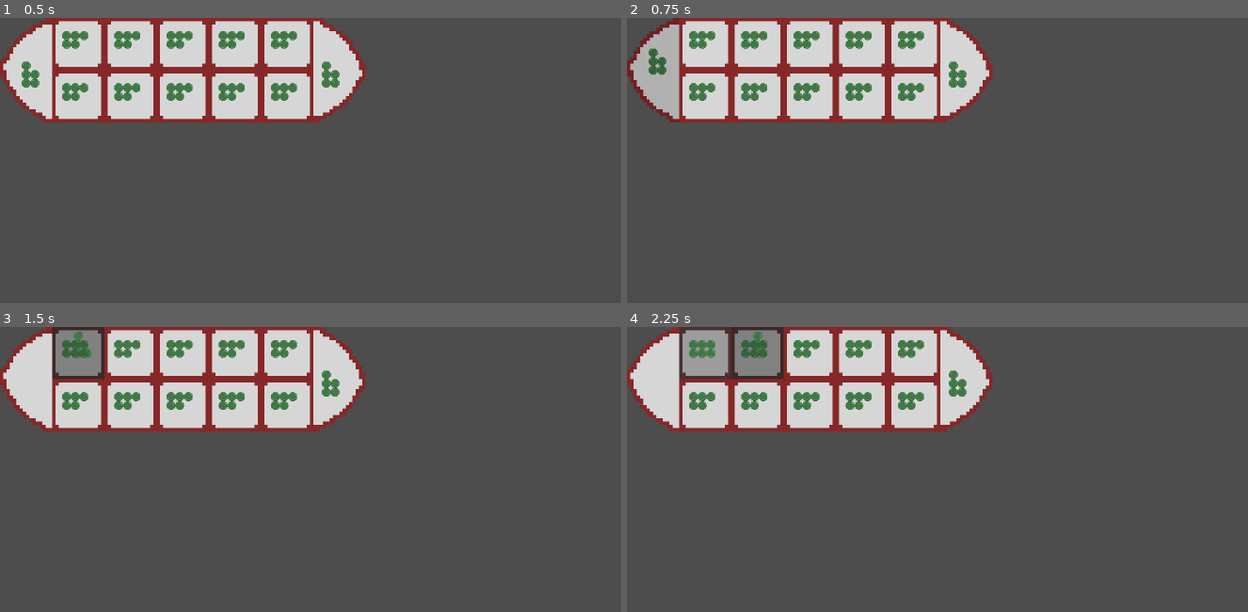
Above: before the commit, frames 1-4 (two rows, left to right).
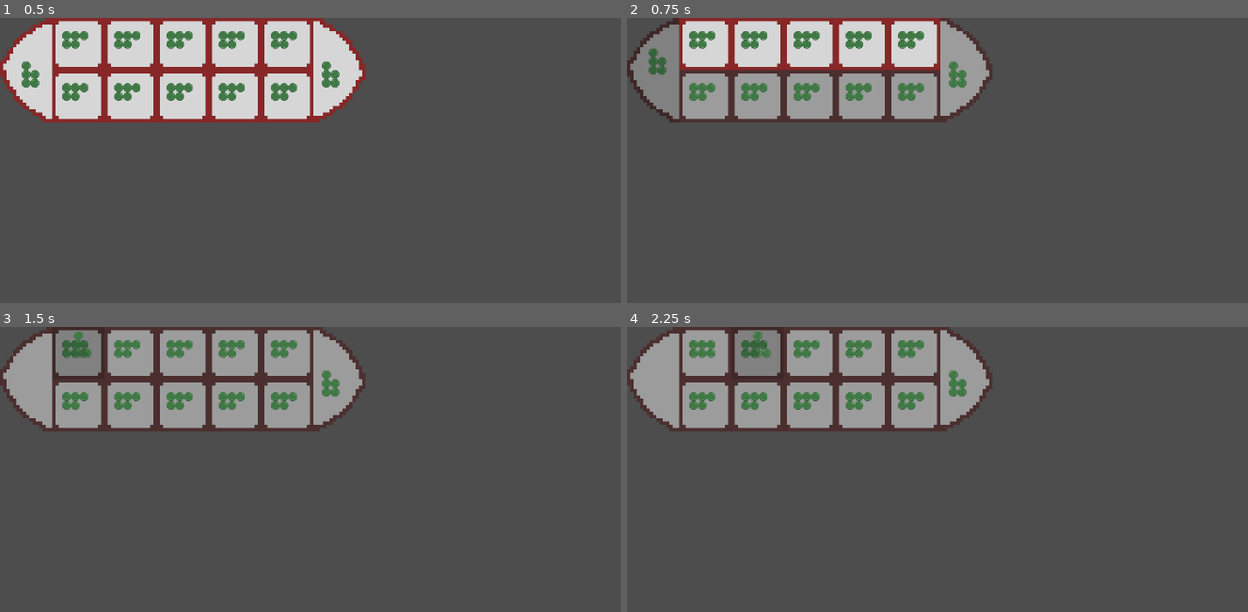
Above: after the commit, the same moments.

Repository: thannicko/QuanCaptureGame
Game: Godot game, scene res://scenes/board.tscn
The game is run twice, just before and just after one commit, with the same random seed, the same clock (stepped at 60 frames per second) and the same inputs.
Inputs (mouse positions are in pixels of both pictures, inside the frame that each line leads up to):
- Up to frame 1 (0.5 s): no input
- Up to frame 2 (0.75 s): tap Enter at 0.5 s; move the mouse to (651, 69) at 0.52 s; click (651, 69) at 0.67 s
- Up to frame 3 (1.5 s): tap Space at 1.25 s; move the mouse to (80, 352) at 1.27 s; click (80, 352) at 1.42 s
- Up to frame 4 (2.25 s): tap Enter at 2 s; move the mouse to (757, 352) at 2.02 s; click (757, 352) at 2.17 s

Frame 1 is identical in both runs. In frame 2, 11% of the frame differs, in the area x 0-59%, y 0-37%; in frame 3, 16%; in frame 4, 15%.

Commit message:
Add disabling some tiles

Diff:
--- a/scripts/board.gd
+++ b/scripts/board.gd
@@ -15,9 +15,9 @@
 	for child in get_children().filter(func(child): return child is Square):
 		child.queue_free()
 	_spawn_big_square(false)
-	_spawn_row(0)
-	_spawn_row(1)
+	_spawn_row(0, false)
 	_spawn_big_square(true)
+	_spawn_row(1, true)
 
 func _spawn_big_square(is_last_square: bool) -> void:
 	var big_square = BigSquareScene.instantiate() as BigSquare
@@ -29,10 +29,13 @@
 	else:
 		big_square.face_right()
 
-func _spawn_row(row_index : int) -> void:
+func _spawn_row(row_index : int, backward: bool) -> void:
 	for i in NumberOfPlayerSquares:
 		var square = SquareScene.instantiate() as Square
-		square.position.x = (i + 1) * SquareSize.x * square.scale.x
+		if backward:
+			square.position.x = (NumberOfPlayerSquares - i) * SquareSize.x * square.scale.x
+		else:
+			square.position.x = (i + 1) * SquareSize.x * square.scale.x
 		square.position.y = row_index * SquareSize.y * square.scale.y
 		add_child(square)
 		squares.append(square)
--- a/scripts/boardstatemachine/stateboardpickuprocks.gd
+++ b/scripts/boardstatemachine/stateboardpickuprocks.gd
@@ -12,6 +12,7 @@
 		if (not square.rock_pile.is_empty()):
 			square.rock_pile.pick_up()
 			statemachine.selected_square = square
+			_disable_unreachable_squares()
 		else:
 			print("Square empty!")
 	else:
@@ -22,6 +23,20 @@
 			statemachine.first_dropoff_square = square
 			statemachine.change_to_state("StateBoardPutRocks")
 
+func _disable_unreachable_squares() -> void:
+	var reachable_indices: Array[int]  = []
+	var selected_index = statemachine.board.squares.find(statemachine.selected_square)
+	for i in statemachine.selected_square.rock_pile.rocks_count():
+		var indice = 0
+		if (statemachine.put_direction == BoardStateMachine.PutRocksDirection.Left):
+			indice = (selected_index + i + 1) % statemachine.board.squares.size()
+		else:
+			indice = (selected_index - i - 1) % statemachine.board.squares.size()
+		reachable_indices.append(indice)
+	for i in statemachine.board.squares.size():
+		if i not in reachable_indices:
+			statemachine.board.squares[i].disable()
+
 func exit() -> void:
 	for square_node in statemachine.board.squares:
 		var square = square_node as Square
--- a/scripts/boardstatemachine/stateboardputrocks.gd
+++ b/scripts/boardstatemachine/stateboardputrocks.gd
@@ -2,19 +2,35 @@
 
 func entry() -> void:
 	print("Entered: ", name, " with selected first: ", statemachine.first_dropoff_square)
-	determine_selected_direction()
+	_determine_selected_direction()
+	_disable_unreachable_squares()
 	_drop_rock_at(statemachine.first_dropoff_square as Square)
 	for square_node in statemachine.board.squares:
 		var square = square_node as Square
 		square.square_clicked.connect(on_square_clicked.bind(square))
 
-func determine_selected_direction() -> void:
+func _determine_selected_direction() -> void:
 	var diff = statemachine.selected_square.position.x - statemachine.first_dropoff_square.position.x
 	if (diff > 0):
 		statemachine.put_direction = BoardStateMachine.PutRocksDirection.Left
 	else:
 		statemachine.put_direction = BoardStateMachine.PutRocksDirection.Right
 	print("Put rocks direction: ", statemachine.put_direction)
+
+func _disable_unreachable_squares() -> void:
+	var reachable_indices: Array[int]  = []
+	var selected_index = statemachine.board.squares.find(statemachine.selected_square)
+	for i in statemachine.selected_square.rock_pile.rocks_count():
+		var indice = 0
+		if (statemachine.put_direction == BoardStateMachine.PutRocksDirection.Left):
+			indice = (selected_index + i + 1) % statemachine.board.squares.size()
+		else:
+			indice = (selected_index - i - 1) % statemachine.board.squares.size()
+		reachable_indices.append(indice)
+	for i in statemachine.board.squares.size():
+		if i not in reachable_indices:
+			statemachine.board.squares[i].disable()
+
 
 
 func on_square_clicked(square: Square) -> void:
--- a/scripts/square.gd
+++ b/scripts/square.gd
@@ -16,10 +16,14 @@
 	disabled_square.hide()
 
 func disable() -> void:
-	print(name, " disable")
 	disabled = true
 	disabled_square.show()
 	set_process_input(false)
+
+func enable() -> void:
+	disabled = false
+	disabled_square.hide()
+	set_process_input(true)
 
 func _input(event: InputEvent) -> void:
 	if (_is_mouse_on_square and event is InputEventMouseButton and event.is_pressed()):
